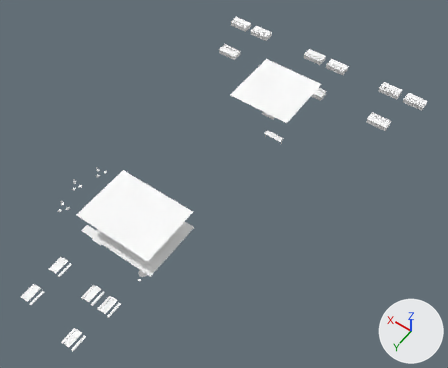
The OBJ model Assets/models/maps/belltower/compiler-safe/east/east_050_planks.obj, before and after one commit.
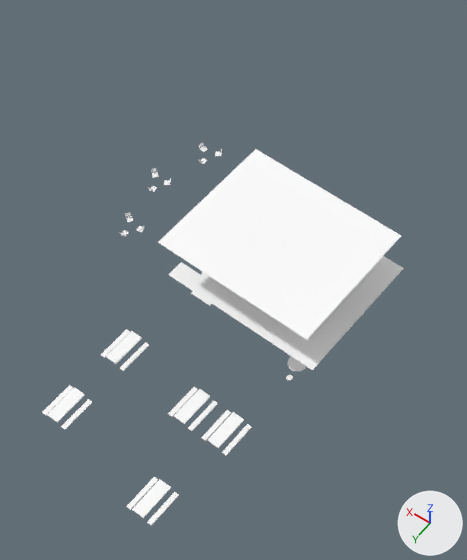
Old and new are each drawn whole from a 50 mm camera at (-2316.0, 1379.0, 2595.0) aimed at (-1165.0, -232.0, 63.0) and again close up on the part from 0% to 50% of the width and 27% to 100% of the height. The axes (+X, +Y, +Z) are drawn at lower right. The lights are the same throughout. The first two pictures are the older version. Where no turn or scale is listed for an object, it has been applied to the vertices.

Names of what the first close-up shows: 'east_050_planks'.
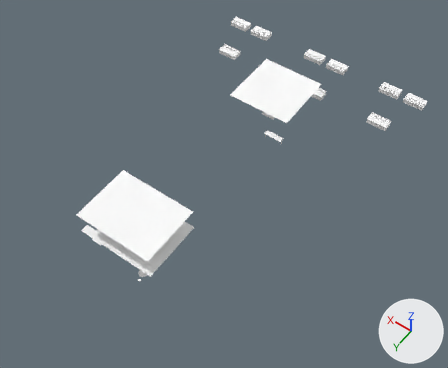
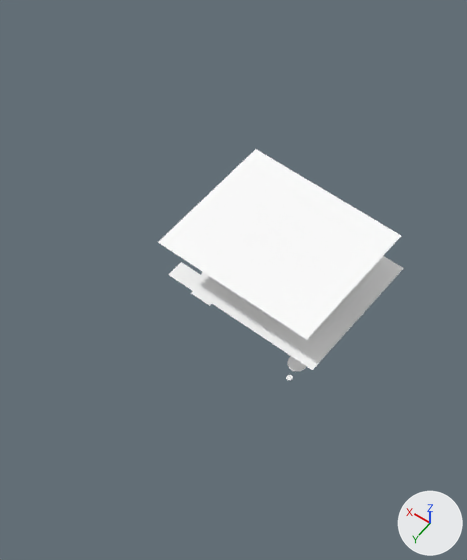
Changed parts and their boxes (x1, y1, x2, y2) in the close-ups (467 x 560 px):
'east_050_planks', reshaped
    before: (42, 142, 404, 526)
    after: (158, 149, 404, 380)
part 1 of me_east_050_planks, deleted
    before: (42, 142, 252, 526)

Diff of the bpy script that builds the scene:
```diff
--- a/Assets/models/maps/belltower/compiler-safe/east/east_050_planks.obj.py
+++ b/Assets/models/maps/belltower/compiler-safe/east/east_050_planks.obj.py
@@ me_east_050_planks @@
 # used by ob_east_050_planks; location = (0.0, 0.0, 0.0)
-me_east_050_planks.from_pydata(...)  # 9446 vertices, 13956 faces; spans x -1761.0..-399.0, y -1443.0..872.0, z 2.0..268.0
+me_east_050_planks.from_pydata(...)  # 8174 vertices, 12048 faces; spans x -1761.0..-399.0, y -1443.0..443.0, z 2.0..268.0
+# me_east_050_planks part 1: 159 loose pieces with 1272 vertices, spanning x -1166.0..-487.0, y 32.0..872.0, z 15.0..32.0, are deleted
 me_east_050_planks.materials.append(mat_planks)
```
